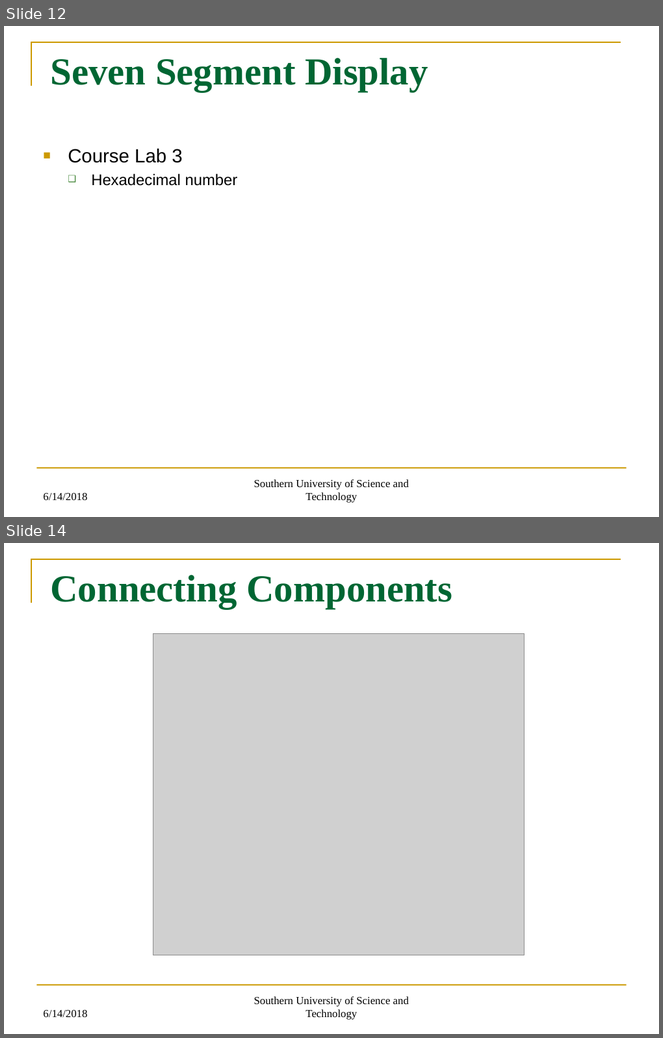
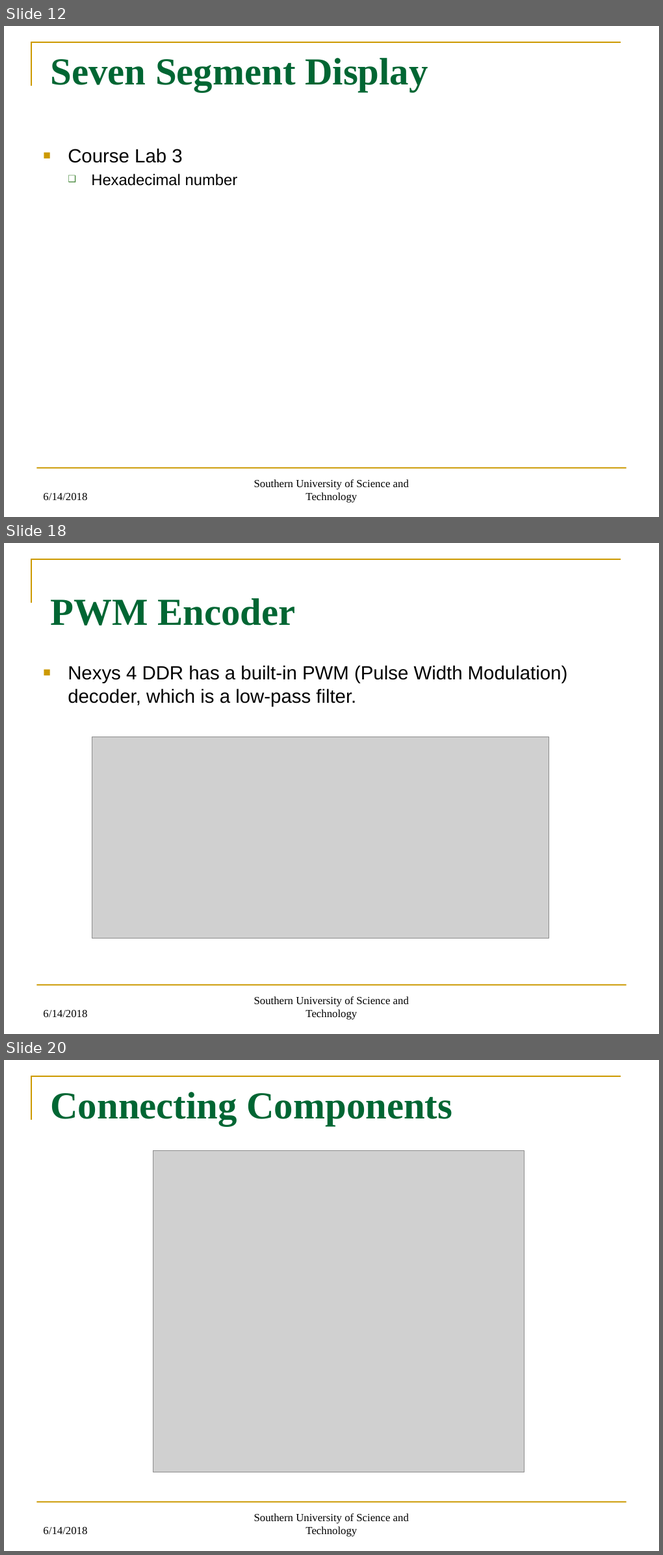
Before and after one commit to CharlesThaCat/FPGA-Sequencer-and-Synthesizer, a slide deck: Step Synthesizer/16-Steps Sequencer and Synthesizer.pptx. Shown one above the other, each under a label of ours: slides 12 and 14 before the commit, slides 12, 18 and 20 after it; the slides between them are not shown. The pictures are 663x1038 and 663x1555 pixels, drawn with LibreOffice and Linux fonts; fonts in the diff are those of the drawing; grey boxes stand for pictures. Boxes give left, top, right and bottom in pixels: in the first picture for what was removed or moved away, otherwise in the second. Text is boxed around its words. In the diff, an @@ line names an element or a change of style, - is before the commit and + after.

```diff
--- a/Step Synthesizer/16-Steps Sequencer and Synthesizer.pptx
+++ b/Step Synthesizer/16-Steps Sequencer and Synthesizer.pptx
@@ slide 18 added at (x1=4, y1=543, x2=659, y2=1034), background #FFFFFF; not listed: 2 template elements that a slide beside it also shows @@
@@ title added at (x1=51, y1=598, x2=295, y2=626), 42 pt, text #006633, bold @@
+PWM Encoder
@@ text added at (x1=68, y1=665, x2=568, y2=707), 21 pt, text #000000 @@
+■ Nexys 4 DDR has a built-in PWM (Pulse Width Modulation) decoder, which is a low-pass filter.
@@ picture added at (x1=92, y1=737, x2=549, y2=938) @@
@@ text added at (x1=43, y1=1010, x2=87, y2=1017), 12 pt, text #000000 @@
+6/14/2018
@@ text added at (x1=254, y1=997, x2=409, y2=1020), 12 pt, text #000000 @@
+Southern University of Science and Technology
@@ what was slide 14 is now slide 20 @@
```
Also in this commit, not shown: 1 slide changed, 7 other slides added, 16 other files.
